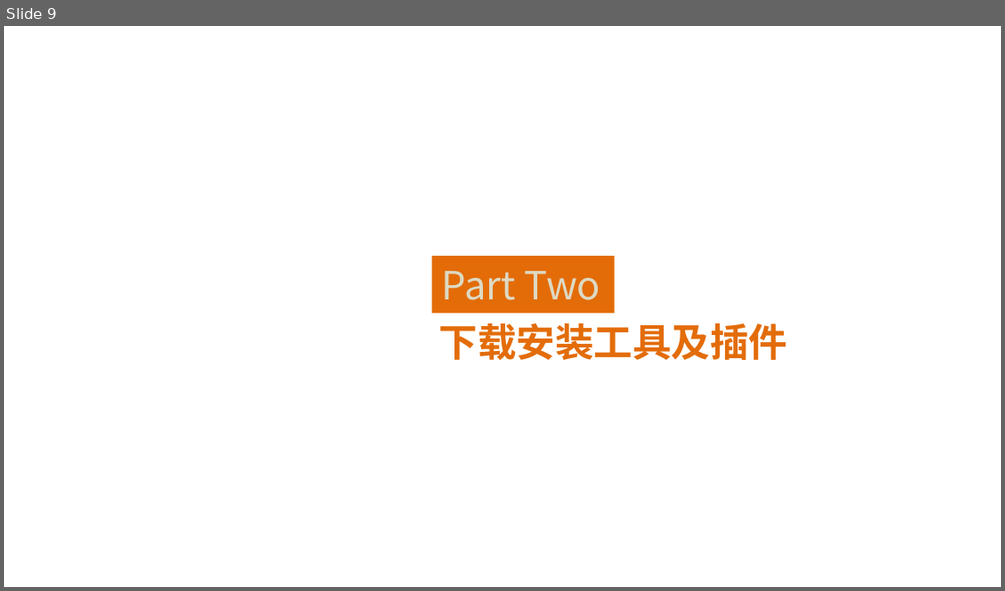
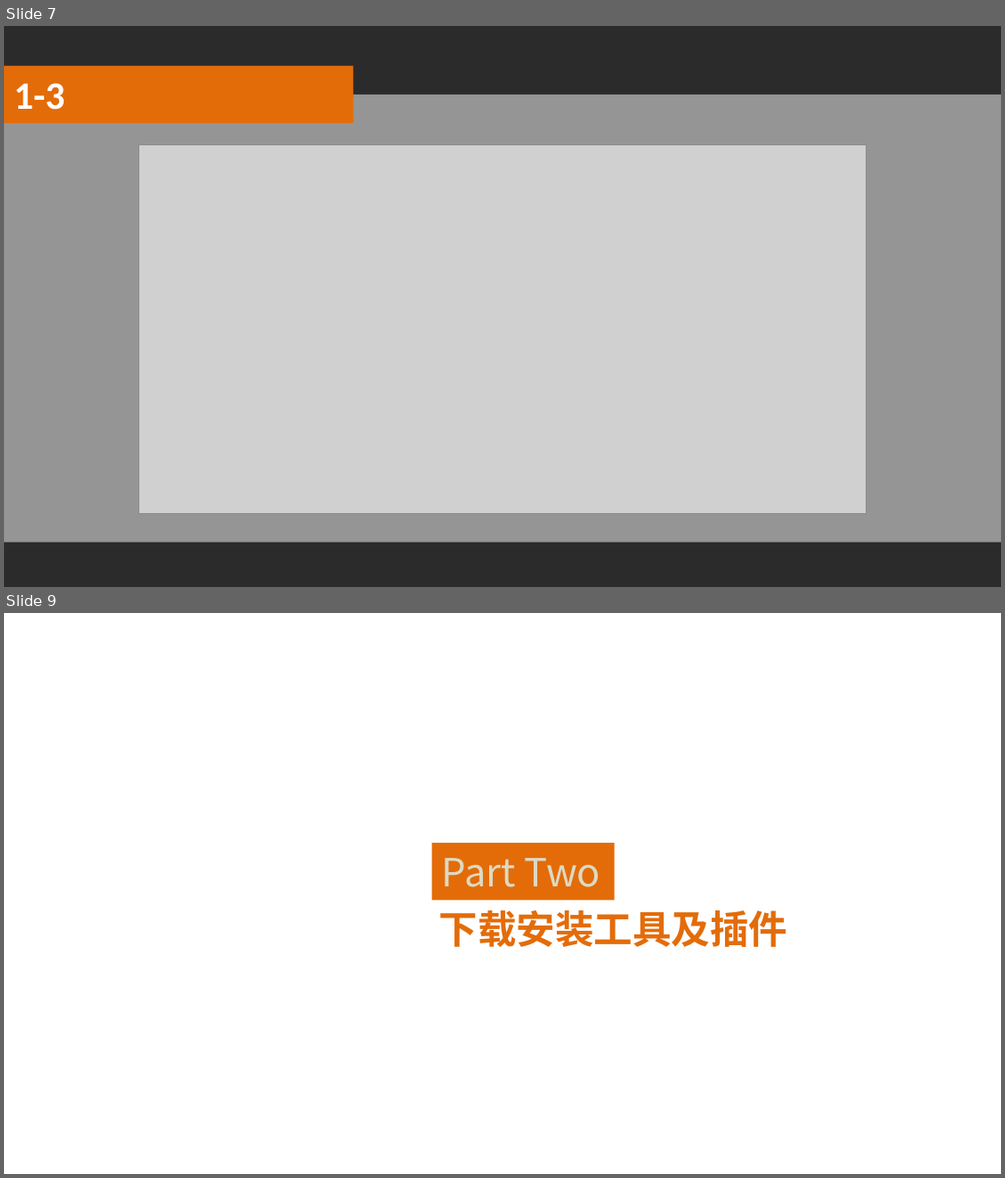
Before and after one commit to guhongyan/APICloud, a slide deck: 前言/前言.pptx. Shown one above the other, each under a label of ours: slide 9 before the commit, slides 7 and 9 after it; the slides between them are not shown. The pictures are 1005x591 and 1005x1178 pixels, drawn with LibreOffice and Linux fonts; fonts in the diff are those of the drawing; grey boxes stand for pictures; background and template pictures are left out; a plain dark background stands for a picture behind light text. Boxes give left, top, right and bottom in pixels: in the first picture for what was removed or moved away, otherwise in the second. Text is boxed around its words. In the diff, an @@ line names an element or a change of style, - is before the commit and + after.

```diff
--- a/前言/前言.pptx
+++ b/前言/前言.pptx
@@ slide 7 added at [4,26,1001,587], background picture (left out) @@
@@ rectangle added at [4,66,353,123], fill #E36C09 @@
@@ rectangle added at [4,95,1001,542], fill #FFFFFF at 50% opacity @@
@@ text added at [14,83,65,110], 28 pt, text #FFFFFF, bold @@
+1-3
@@ picture added at [138,144,866,514] @@
```
Also in this commit, not shown: 5 slides changed, 3 other slides added, 4 slides removed, 1 other file.
